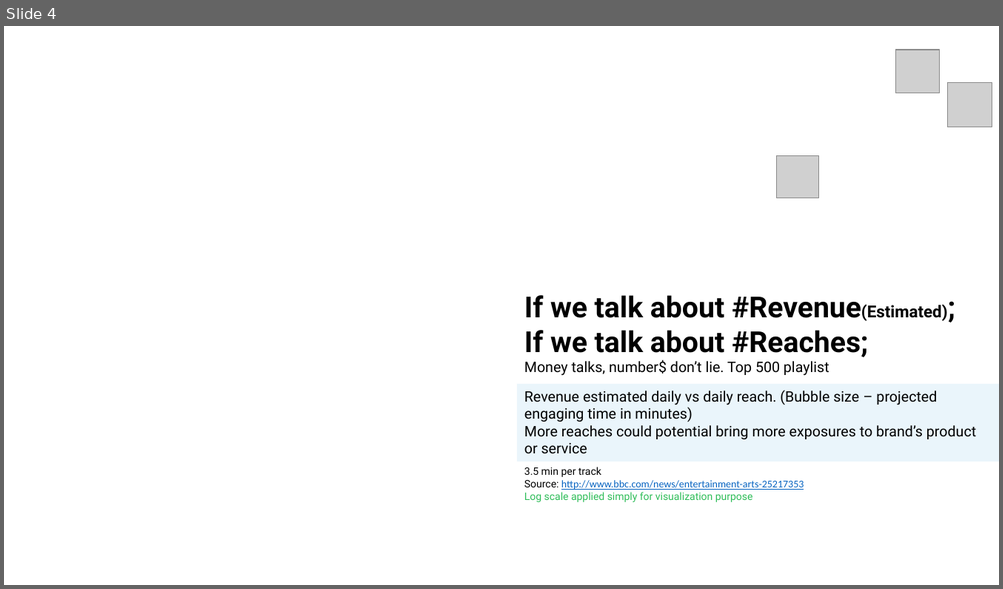
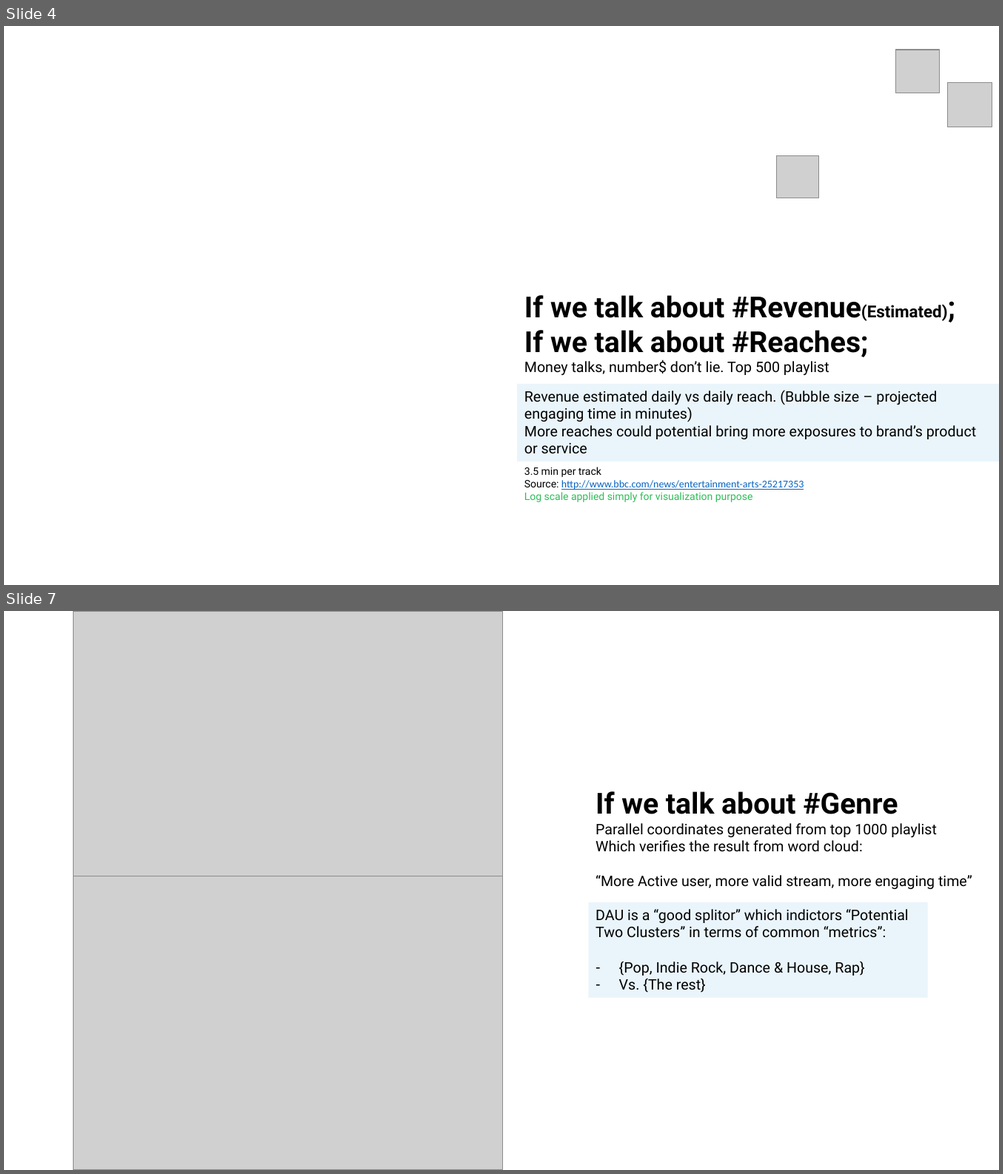
Before and after one commit to alonnir/playlist_summary_analysis, a slide deck: Presentation.pptx. Shown one above the other, each under a label of ours: slide 4 before the commit, slides 4 and 7 after it; the slides between them are not shown. The pictures are 1003x589 and 1003x1174 pixels, drawn with LibreOffice and Linux fonts; fonts in the diff are those of the drawing; grey boxes stand for pictures; background and template pictures are left out. Boxes give left, top, right and bottom in pixels: in the first picture for what was removed or moved away, otherwise in the second. Text is boxed around its words. In the diff, an @@ line names an element or a change of style, - is before the commit and + after.

```diff
--- a/Presentation.pptx
+++ b/Presentation.pptx
@@ slide 7 added at [4, 611, 999, 1170], background #FFFFFF @@
@@ picture added at [73, 611, 503, 903] @@
@@ text added at [595, 792, 972, 889], 14 pt, text #000000 @@
+If we talk about #Genre
+Parallel coordinates generated from top 1000 playlist
+Which verifies the result from word cloud:
+“More Active user, more valid stream, more engaging time”
@@ picture added at [73, 877, 503, 1170] @@
@@ rectangle added at [588, 903, 928, 998], fill #EAF5FB, 14 pt, text #000000 @@
+DAU is a “good splitor” which indictors “Potential Two Clusters” in terms of common “metrics”:
+– {Pop, Indie Rock, Dance & House, Rap}
+– Vs. {The rest}
```
Also in this commit, not shown: 4 slides changed, 9 other slides added, 34 other files.
